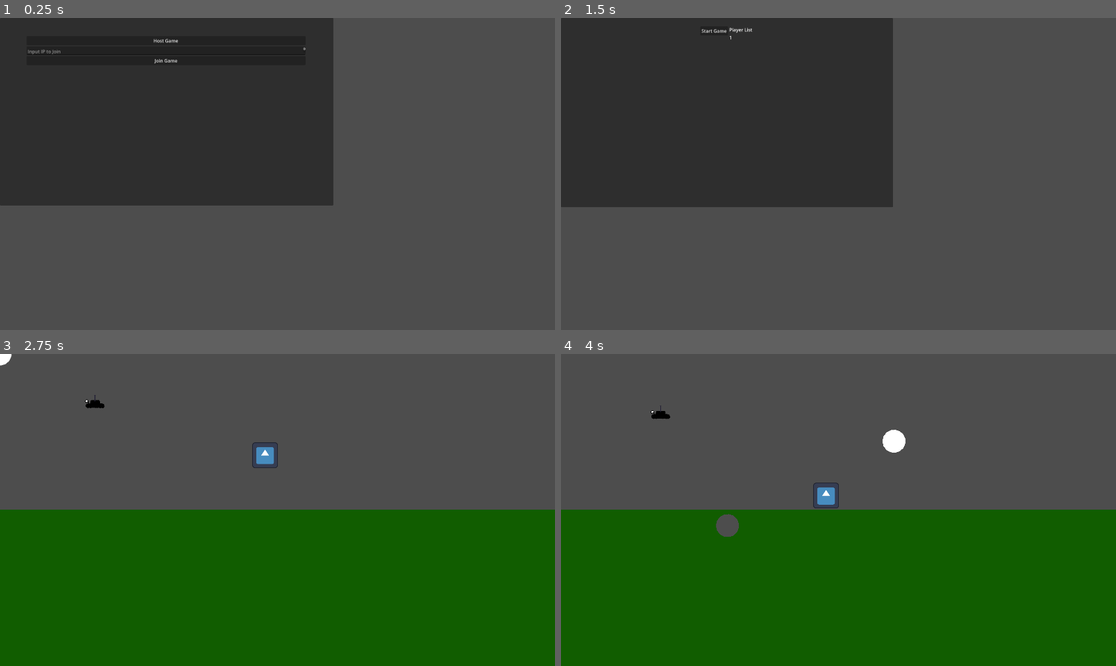
Above: before the commit, frames 1-4 (two rows, left to right).
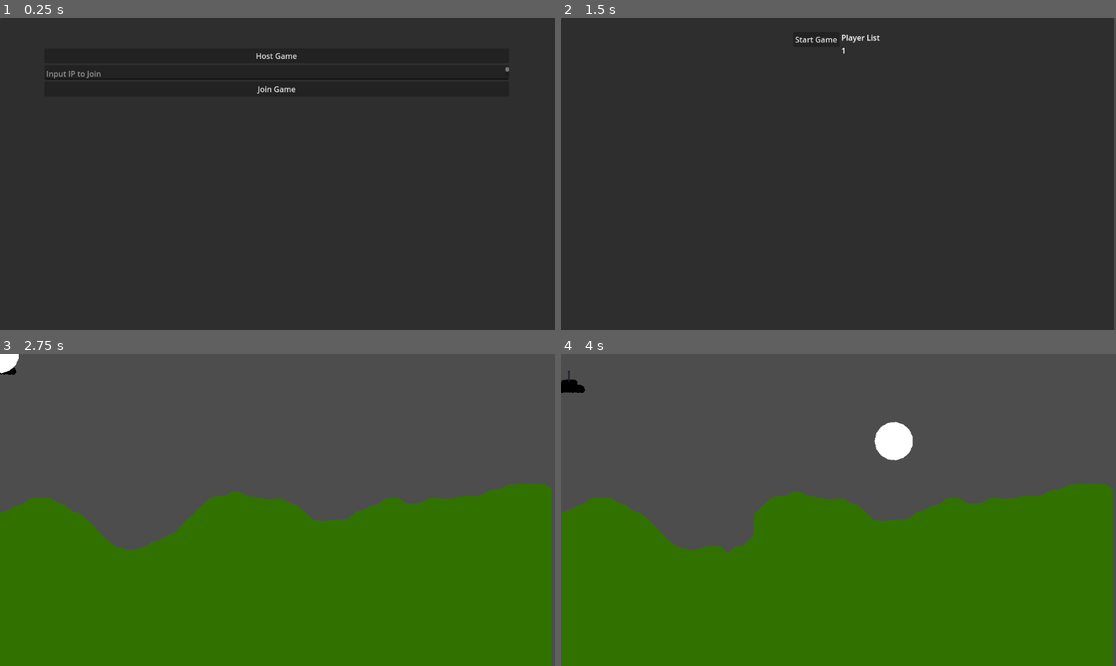
Above: after the commit, the same moments.

Repository: hiemas-lerastad/Tanks-Redux
Game: Godot game, scene res://Scenes/Game.tscn
The game is run twice, just before and just after one commit, with the same random seed, the same clock (stepped at 60 frames per second) and the same inputs. The engine's default icon, where the game draws it, is replaced by a stand-in: a white triangle on a blue panel in a dark square.
Inputs (mouse positions are in pixels of both pictures, inside the frame that each line leads up to):
- Up to frame 1 (0.25 s): no input
- Up to frame 2 (1.5 s): tap Enter at 0.5 s; move the mouse to (960, 158) at 0.52 s; press the mouse at (960, 158) at 0.53 s; hold D (right) 0.53-1.25 s; release the mouse at (960, 158) at 1.25 s; click "Host Game" at 1.25 s
- Up to frame 3 (2.75 s): click "Start Game" at 2 s
- Up to frame 4 (4 s): move the mouse to (727, 525) at 2.77 s; hold D (right) 2.78-3.53 s; click (727, 525) at 2.85 s; move the mouse to (894, 441) at 3.52 s; press the mouse at (894, 441) at 3.53 s; hold A (left) from 3.53 s (still down)

The runs differ from the first frame. In frame 1, 64% of the frame differs, in the area x 0-100%, y 0-100%; in frame 2, 64%; in frame 3, 53%; in frame 4, 53%.
Error in both runs: Assertion failed: UPNP Discover Failed! Error 24 (res://Scripts/Game.gd:67)

Commit message:
Multiplayer and carving

Diff:
--- a/Scenes/Game.tscn
+++ b/Scenes/Game.tscn
@@ -2,13 +2,13 @@
 
 [ext_resource type="Script" path="res://Scripts/Game.gd" id="1_02dhv"]
 [ext_resource type="PackedScene" uid="uid://cdf2svf5omaui" path="res://Scenes/Menu/Lobby.tscn" id="2_o3f35"]
-[ext_resource type="PackedScene" uid="uid://cmmkhk2lqgaob" path="res://Scenes/Level/terrain_test.tscn" id="3_hmqo7"]
+[ext_resource type="PackedScene" uid="uid://ciht2tcxuqcvo" path="res://Scenes/Terrain/Marching Squares/Test.tscn" id="3_gc2hc"]
 
 [node name="Game" type="Node"]
 script = ExtResource("1_02dhv")
 lobby_scene = ExtResource("2_o3f35")
-level_scene = ExtResource("3_hmqo7")
+level_scene = ExtResource("3_gc2hc")
 
 [node name="MultiplayerSpawner" type="MultiplayerSpawner" parent="."]
-_spawnable_scenes = PackedStringArray("res://Scenes/Level/terrain_test.tscn")
+_spawnable_scenes = PackedStringArray("res://Scenes/Level/terrain_test.tscn", "res://Scenes/Terrain/Marching Squares/Test.tscn")
 spawn_path = NodePath("..")
--- a/Scenes/Terrain/Marching Squares/Square.tscn
+++ b/Scenes/Terrain/Marching Squares/Square.tscn
@@ -12,5 +12,3 @@
 texture_repeat = 2
 color = Color(0.192503, 0.44321, 1.05888e-06, 1)
 antialiased = true
-
-[node name="Node2D" type="Node2D" parent="."]
--- a/Scenes/Terrain/Marching Squares/Test.tscn
+++ b/Scenes/Terrain/Marching Squares/Test.tscn
@@ -1,16 +1,38 @@
-[gd_scene load_steps=4 format=3 uid="uid://ciht2tcxuqcvo"]
+[gd_scene load_steps=6 format=3 uid="uid://ciht2tcxuqcvo"]
 
 [ext_resource type="Script" path="res://Scripts/Terrain/Marching Squares/SquareManager.gd" id="1_nlywu"]
+[ext_resource type="Script" path="res://Scripts/Level/Level.gd" id="1_o3847"]
 [ext_resource type="PackedScene" uid="uid://c8rt2gk22dhxm" path="res://Scenes/Terrain/Marching Squares/Square.tscn" id="2_ttqaj"]
 [ext_resource type="PackedScene" uid="uid://m03xo3rkc33r" path="res://Scenes/Player/tank.tscn" id="3_ncci5"]
 
-[node name="Test" type="Node2D"]
+[sub_resource type="SceneReplicationConfig" id="SceneReplicationConfig_2mksd"]
+properties/0/path = NodePath(".:seed")
+properties/0/spawn = true
+properties/0/replication_mode = 1
+properties/1/path = NodePath("Squares:seed")
+properties/1/spawn = true
+properties/1/replication_mode = 1
 
-[node name="Squares" type="StaticBody2D" parent="."]
+[node name="Test" type="Node2D" node_paths=PackedStringArray("player_container", "square_manager", "carve_shape")]
+script = ExtResource("1_o3847")
+player_container = NodePath("Player Container")
+square_manager = NodePath("Squares")
+carve_shape = NodePath("Carve Shape TEST")
+player_scene = ExtResource("3_ncci5")
+
+[node name="Squares" type="StaticBody2D" parent="." node_paths=PackedStringArray("level")]
 script = ExtResource("1_nlywu")
 dot_color_filled = Color(1, 1, 1, 1)
 square_scene = ExtResource("2_ttqaj")
+level = NodePath("..")
 
-[node name="1" parent="." instance=ExtResource("3_ncci5")]
-position = Vector2(510, 51)
-spawn_position = Vector2(510, 51)
+[node name="Player Container" type="Node2D" parent="."]
+
+[node name="Player Spawner" type="MultiplayerSpawner" parent="."]
+_spawnable_scenes = PackedStringArray("res://Scenes/Player/tank.tscn")
+spawn_path = NodePath("../Player Container")
+
+[node name="Seed Synchronizer" type="MultiplayerSynchronizer" parent="."]
+replication_config = SubResource("SceneReplicationConfig_2mksd")
+
+[node name="Carve Shape TEST" type="Polygon2D" parent="."]
--- a/Scripts/Game.gd
+++ b/Scripts/Game.gd
@@ -5,7 +5,7 @@
 @export var lobby_scene: PackedScene;
 @export var level_scene: PackedScene;
 
-const PORT: int = 9999;
+const PORT: int = 9998;
 var enet_peer: ENetMultiplayerPeer = ENetMultiplayerPeer.new();
 var lobby: Lobby;
 var player_list: Array;
--- a/Scripts/Level/Level.gd
+++ b/Scripts/Level/Level.gd
@@ -2,11 +2,26 @@
 extends Node2D;
 
 @export_category("Nodes")
-@export var terrain: Terrain;
 @export var player_container: Node2D;
+@export var square_manager: SquareManager;
+@export var carve_shape: Polygon2D;
 
 @export_category("Scenes")
 @export var player_scene: PackedScene;
+
+@export_category("Variables")
+@export var seed: int;
+
+var mouse_pos: Vector2 = Vector2();
+var old_mouse_pos: Vector2 = Vector2();
+
+func _ready() -> void:
+	if multiplayer.is_server():
+		randomize()
+		var rng = RandomNumberGenerator.new()
+		seed = rng.get_seed();
+	_make_mouse_circle()
+	square_manager.init_terrain()
 
 func add_players(player_list: Array) -> void:
 	if multiplayer.is_server():
@@ -24,8 +39,26 @@
 
 @rpc("call_local", "reliable")
 func setup_player(player: int, index: int) -> void:
-	print(player_container.get_node_or_null(str(player)))
 	if player_container.get_node_or_null(str(player)):
 		var player_instance: Player = player_container.get_node_or_null(str(player));
 
 		player_instance.position = Vector2(player_instance.position.x + (index * 200), player_instance.position.y);
+
+func _process(_delta) -> void:
+	if Input.is_action_pressed("click_left"):
+		if old_mouse_pos.distance_to(mouse_pos) > 5:
+			square_manager.call_carve_around_point(mouse_pos, 40, 50);
+			old_mouse_pos = mouse_pos;
+
+func _input(event) -> void:
+	if event is InputEventMouseMotion:
+		mouse_pos = get_global_mouse_position();
+		carve_shape.position = mouse_pos;
+
+func _make_mouse_circle() -> void:
+	var nb_points = 15
+	var pol = []
+	for i in range(nb_points):
+		var angle = lerp(-PI, PI, float(i)/nb_points)
+		pol.push_back(mouse_pos + Vector2(cos(angle), sin(angle)) * 40)
+	carve_shape.polygon = pol
--- a/Scripts/Terrain/Marching Squares/SquareManager.gd
+++ b/Scripts/Terrain/Marching Squares/SquareManager.gd
@@ -2,10 +2,11 @@
 extends Node2D;
 
 @export_category("Settings")
-@export var grid_scale: int = 10;
+@export var grid_scale: int = 15;
 @export var dot_size: float = 2.5;
 @export var size_width: int;
 @export var size_height: int;
+@export var seed: int;
 
 var noise: FastNoiseLite;
 
@@ -17,6 +18,9 @@
 @export_category("Scenes")
 @export var square_scene: PackedScene;
 
+@export_category("Nodes")
+@export var level: Level;
+
 var matrix: Array[Array] = [];
 var squares_matrix: Array[Array] = [[]];
 
@@ -140,16 +144,18 @@
 	}
 }
 
-func _ready() -> void:
+func init_terrain() -> void:
 	size_width = (get_viewport().content_scale_size.x / grid_scale) + 1;
 	size_height = (get_viewport().content_scale_size.y / grid_scale) + 2;
 
-	randomize();
+	seed = level.seed;
 
 	noise = FastNoiseLite.new();
 	noise.noise_type = FastNoiseLite.TYPE_PERLIN;
 	noise.frequency = 0.02
-	noise.seed = randi();
+	noise.seed = seed;
+
+	print(seed)
 
 	set_initial_grid()
 
@@ -219,7 +225,6 @@
 			else:
 				squares_matrix[x][y] = square;
 
-
 func set_initial_grid() -> void:
 	matrix.clear()
 	matrix = []
@@ -245,61 +250,141 @@
 			#else:
 				#draw_circle(Vector2(x, y) * (grid_scale), dot_size, dot_color_filled);
 
-func update_polygons() -> void:
-	for x in range(0, matrix.size() - 1):
-		for y in range(0, matrix[x].size() - 1):
-			var values: Dictionary = {
-				"a": matrix[x][y],
-				"b": matrix[x + 1][y],
-				"c": matrix[x + 1][y + 1],
-				"d": matrix[x][y + 1],
-			}
-
-			var a: Vector2 = (Vector2(x, y) * grid_scale) - Vector2(0.1, 0.1);
-			var b: Vector2 = (Vector2(x + 1, y) * grid_scale) - Vector2(0, 0.1);
-			var c: Vector2 = Vector2(x + 1, y + 1) * grid_scale;
-			var d: Vector2 = (Vector2(x, y + 1) * grid_scale) - Vector2(0.1, 0);
-
-			var e = ((b - a) / 2) + a;
-			var f = ((c - b) / 2) + b;
-			var g = ((d - c) / 2) + c;
-			var h = ((d - a) / 2) + a;
-
-			var points_dictionary: Dictionary = {
-				"a": a,
-				"b": b,
-				"c": c,
-				"d": d,
-				"e": e,
-				"f": f,
-				"g": g,
-				"h": h
-			}
-
-			var configuration: int = ceil(values["a"]) * pow(2,0) + ceil(values["b"]) * pow(2,1) + ceil(values["c"]) * pow(2, 2) + ceil(values["d"]) * pow(2, 3);
-			var points_to_connect: Array = configurations[configuration].points;
-			var polygon_points: Array[Vector2];
-
-			for skew_key in configurations[configuration].skews:
-				var skew_value_key = configurations[configuration].skews[skew_key]
-				var point_to_skew = points_dictionary[skew_key];
-				var point_to_skew_by = points_dictionary[skew_value_key];
-
-				if point_to_skew_by < point_to_skew:
-					point_to_skew = point_to_skew_by + ((point_to_skew - point_to_skew_by) * Vector2(values[skew_value_key], values[skew_value_key]))
-				else:
-					point_to_skew = point_to_skew_by - ((point_to_skew_by - point_to_skew) * Vector2(values[skew_value_key], values[skew_value_key]))
-
-				points_dictionary[skew_key] = point_to_skew;
-
-			for point in points_to_connect:
-				polygon_points.append(points_dictionary[point])
-
-			var square: Square = squares_matrix[x][y];
-			square.position = Vector2(x, y) / (grid_scale);
-
-			square.visible_polygon.polygon = polygon_points;
-			square.collision_polygon.polygon = polygon_points;
+func update_nearby_polygons(points: Array[Vector2]) -> void:
+	for point in points:
+		var indices: Array[Vector2];
+		if point.x == 0 and point.y == 0:
+			indices = [
+				Vector2(point.x, point.y)
+			]
+		if point.x == 0:
+			indices = [
+				Vector2(point.x, point.y - 1),
+				Vector2(point.x, point.y)
+			]
+		elif point.y == 0:
+			indices = [
+				Vector2(point.x - 1, point.y),
+				Vector2(point.x, point.y)
+			]
+		else:
+			indices = [
+				Vector2(point.x - 1, point.y - 1),
+				Vector2(point.x, point.y - 1),
+				Vector2(point.x - 1, point.y),
+				Vector2(point.x, point.y)
+			]
+		for square_index in indices:
+			var square: Square = squares_matrix[square_index.x][square_index.y]
+			update_square_polygons(square, square_index.x, square_index.y)
+
+func update_square_polygons(square: Square, x: int, y: int) -> void:
+	var values: Dictionary = {
+		"a": matrix[x][y],
+		"b": matrix[x + 1][y],
+		"c": matrix[x + 1][y + 1],
+		"d": matrix[x][y + 1],
+	}
+
+	var a: Vector2 = (Vector2(x, y) * grid_scale) - Vector2(0.1, 0.1);
+	var b: Vector2 = (Vector2(x + 1, y) * grid_scale) - Vector2(0, 0.1);
+	var c: Vector2 = Vector2(x + 1, y + 1) * grid_scale;
+	var d: Vector2 = (Vector2(x, y + 1) * grid_scale) - Vector2(0.1, 0);
+
+	var e = ((b - a) / 2) + a;
+	var f = ((c - b) / 2) + b;
+	var g = ((d - c) / 2) + c;
+	var h = ((d - a) / 2) + a;
+
+	var points_dictionary: Dictionary = {
+		"a": a,
+		"b": b,
+		"c": c,
+		"d": d,
+		"e": e,
+		"f": f,
+		"g": g,
+		"h": h
+	}
+
+	var configuration: int = ceil(values["a"]) * pow(2,0) + ceil(values["b"]) * pow(2,1) + ceil(values["c"]) * pow(2, 2) + ceil(values["d"]) * pow(2, 3);
+	var points_to_connect: Array = configurations[configuration].points;
+	var polygon_points: Array[Vector2];
+
+	for skew_key in configurations[configuration].skews:
+		var skew_value_key = configurations[configuration].skews[skew_key]
+		var point_to_skew = points_dictionary[skew_key];
+		var point_to_skew_by = points_dictionary[skew_value_key];
+
+		if point_to_skew_by < point_to_skew:
+			point_to_skew = point_to_skew_by + ((point_to_skew - point_to_skew_by) * Vector2(values[skew_value_key], values[skew_value_key]))
+		else:
+			point_to_skew = point_to_skew_by - ((point_to_skew_by - point_to_skew) * Vector2(values[skew_value_key], values[skew_value_key]))
+
+		points_dictionary[skew_key] = point_to_skew;
+
+	for point in points_to_connect:
+		polygon_points.append(points_dictionary[point])
+
+	square.visible_polygon.polygon = polygon_points;
+	square.collision_polygon.polygon = polygon_points;
+
+#
+#func update_polygons() -> void:
+	#for x in range(0, matrix.size() - 1):
+		#for y in range(0, matrix[x].size() - 1):
+			#var values: Dictionary = {
+				#"a": matrix[x][y],
+				#"b": matrix[x + 1][y],
+				#"c": matrix[x + 1][y + 1],
+				#"d": matrix[x][y + 1],
+			#}
+			#
+			#var a: Vector2 = (Vector2(x, y) * grid_scale) - Vector2(0.1, 0.1);
+			#var b: Vector2 = (Vector2(x + 1, y) * grid_scale) - Vector2(0, 0.1);
+			#var c: Vector2 = Vector2(x + 1, y + 1) * grid_scale;
+			#var d: Vector2 = (Vector2(x, y + 1) * grid_scale) - Vector2(0.1, 0);
+			#
+			#var e = ((b - a) / 2) + a;
+			#var f = ((c - b) / 2) + b;
+			#var g = ((d - c) / 2) + c;
+			#var h = ((d - a) / 2) + a;
+			#
+			#var points_dictionary: Dictionary = {
+				#"a": a,
+				#"b": b,
+				#"c": c,
+				#"d": d,
+				#"e": e,
+				#"f": f,
+				#"g": g,
+				#"h": h
+			#}
+			#
+			#var configuration: int = ceil(values["a"]) * pow(2,0) + ceil(values["b"]) * pow(2,1) + ceil(values["c"]) * pow(2, 2) + ceil(values["d"]) * pow(2, 3);
+			#var points_to_connect: Array = configurations[configuration].points;
+			#var polygon_points: Array[Vector2];
+			#
+			#for skew_key in configurations[configuration].skews:
+				#var skew_value_key = configurations[configuration].skews[skew_key]
+				#var point_to_skew = points_dictionary[skew_key];
+				#var point_to_skew_by = points_dictionary[skew_value_key];
+				#
+				#if point_to_skew_by < point_to_skew:
+					#point_to_skew = point_to_skew_by + ((point_to_skew - point_to_skew_by) * Vector2(values[skew_value_key], values[skew_value_key]))
+				#else:
+					#point_to_skew = point_to_skew_by - ((point_to_skew_by - point_to_skew) * Vector2(values[skew_value_key], values[skew_value_key]))
+				#
+				#points_dictionary[skew_key] = point_to_skew;
+				#
+			#for point in points_to_connect:
+				#polygon_points.append(points_dictionary[point])
+			#
+			#var square: Square = squares_matrix[x][y];
+			#square.position = Vector2(x, y) / (grid_scale);
+			#
+			#square.visible_polygon.polygon = polygon_points;
+			#square.collision_polygon.polygon = polygon_points;
 
 func bin2int(bin_str) -> int:
 	var out: int = 0;
@@ -308,3 +393,36 @@
 		out = (out << 1) + int(c == "1");
 
 	return out;
+
+func call_carve_around_point(center_point: Vector2, inner_radius: float, outer_radius: float) -> void:
+	_carve_around_point(center_point, inner_radius, outer_radius)
+	_client_carve_around_point.rpc(center_point, inner_radius, outer_radius)
+
+@rpc('any_peer')
+func _client_carve_around_point(center_point: Vector2, inner_radius: float, outer_radius: float) -> void:
+	_carve_around_point(center_point, inner_radius, outer_radius)
+
+func _carve_around_point(center_point: Vector2, inner_radius: float, outer_radius: float) -> void:
+	var points: Array[Vector2] = _get_points_in_circle(center_point, outer_radius)
+
+	for point in points:
+		#var distance: float = center_point.distance_to(point * Vector2(grid_scale, grid_scale));
+		#print('----')
+		#print(distance)
+		#print(inner_radius)
+		#if distance > inner_radius:
+			#print(clampf(matrix[point.x][point.y] - (((distance - inner_radius)/(outer_radius - inner_radius))/50), 0, 1))
+			#matrix[point.x][point.y] = clampf(matrix[point.x][point.y] - (((distance - inner_radius)/(outer_radius - inner_radius))/100), 0, 1);
+		#else:
+		matrix[point.x][point.y] = 0;
+
+	update_nearby_polygons(points)
+	#update_polygons()
+
+func _get_points_in_circle(center_point: Vector2, radius: float) -> Array[Vector2]:
+	var points: Array[Vector2] = [];
+	for x in range(0, matrix.size() - 1):
+		for y in range (0, matrix[x].size() - 1):
+			if pow((x * grid_scale) - center_point.x, 2) + pow((y * grid_scale) - center_point.y, 2) < pow(radius, 2):
+				points.append(Vector2(x, y))
+	return points;
--- a/project.godot
+++ b/project.godot
@@ -14,11 +14,6 @@
 run/main_scene="res://Scenes/Game.tscn"
 config/features=PackedStringArray("4.3", "Forward Plus")
 config/icon="res://icon.svg"
-
-[display]
-
-window/size/viewport_width=1920
-window/size/viewport_height=1080
 
 [dotnet]
 
